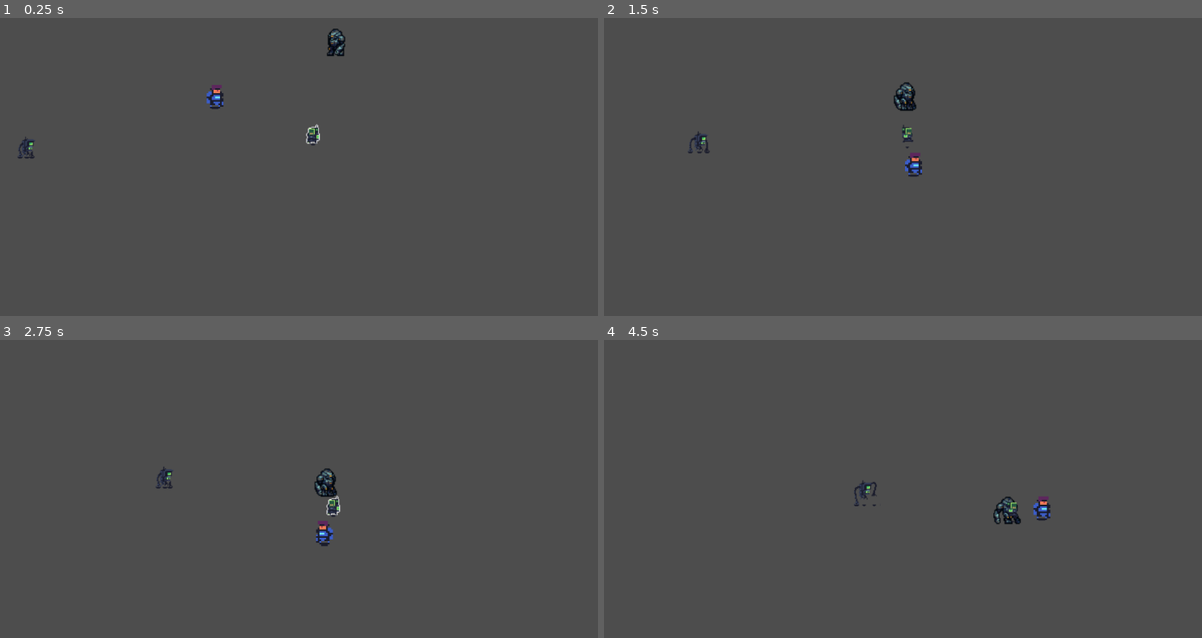
Above: before the commit, frames 1-4 (two rows, left to right).
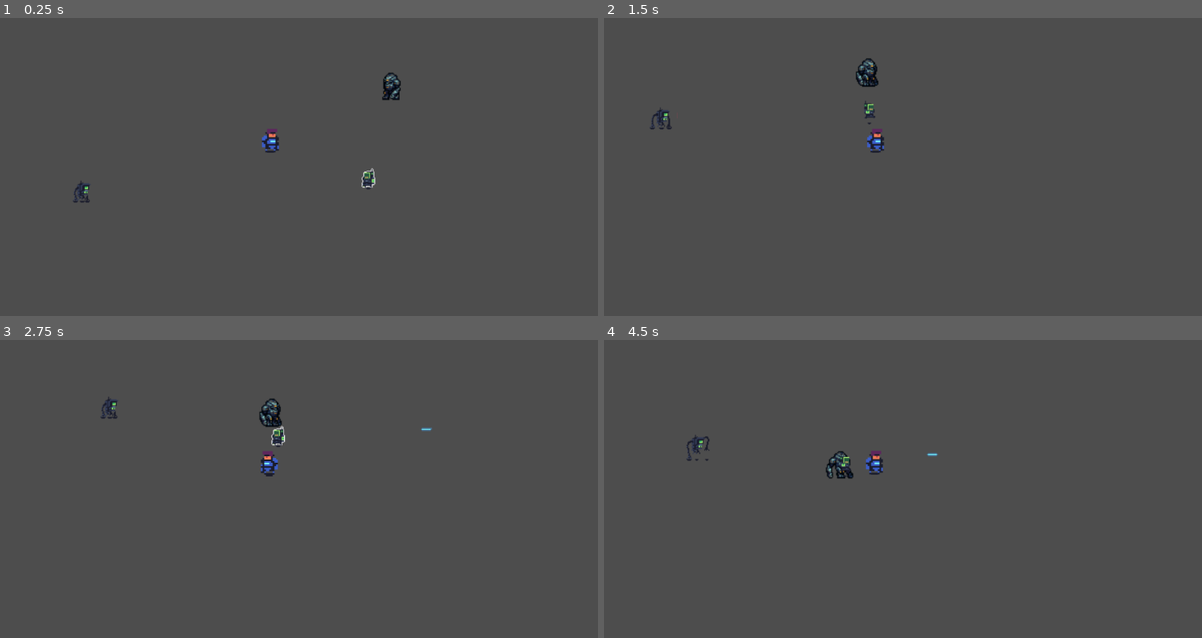
Above: after the commit, the same moments.

Repository: GerardinClement/Gamejam_forge
Game: Godot game, scene res://AnimatedCharacters/playerAndEnemy.tscn
The game is run twice, just before and just after one commit, with the same random seed, the same clock (stepped at 60 frames per second) and the same inputs. This scene is started directly instead of the project's main scene.
Inputs (mouse positions are in pixels of both pictures, inside the frame that each line leads up to):
- Up to frame 1 (0.25 s): no input
- Up to frame 2 (1.5 s): move the mouse to (849, 205) at 0.52 s; move the mouse to (1076, 187) at 1.27 s
- Up to frame 3 (2.75 s): move the mouse to (83, 402) at 2.02 s
- Up to frame 4 (4.5 s): move the mouse to (914, 456) at 2.77 s; move the mouse to (783, 366) at 3.52 s; move the mouse to (1022, 438) at 4.27 s

The runs differ from the first frame. In frame 1, 1.2% of the frame differs, in the area x 2-67%, y 3-63%; in frame 2, 1.2%; in frame 3, 1.3%, in the area x 16-73%, y 18-70%; in frame 4, 1.2%.
Error before the commit: Attempt to call function 'start' in base 'null instance' on a null instance. (res://player.gd:9)

Commit message:
repair branch

Diff:
--- a/player.tscn
+++ b/player.tscn
@@ -25,6 +25,22 @@
 [sub_resource type="AtlasTexture" id="AtlasTexture_a7g70"]
 atlas = ExtResource("1_obtna")
 region = Rect2(289, 293, 95, 89)
+
+[sub_resource type="AtlasTexture" id="AtlasTexture_1ekn3"]
+atlas = ExtResource("1_obtna")
+region = Rect2(0, 388, 96, 92)
+
+[sub_resource type="AtlasTexture" id="AtlasTexture_0kleu"]
+atlas = ExtResource("1_obtna")
+region = Rect2(96, 388, 96, 92)
+
+[sub_resource type="AtlasTexture" id="AtlasTexture_k0luv"]
+atlas = ExtResource("1_obtna")
+region = Rect2(192, 388, 96, 92)
+
+[sub_resource type="AtlasTexture" id="AtlasTexture_5dai6"]
+atlas = ExtResource("1_obtna")
+region = Rect2(288, 388, 96, 92)
 
 [sub_resource type="SpriteFrames" id="SpriteFrames_p5bdb"]
 animations = [{
@@ -52,6 +68,23 @@
 "loop": true,
 "name": &"run",
 "speed": 5.0
+}, {
+"frames": [{
+"duration": 1.0,
+"texture": SubResource("AtlasTexture_1ekn3")
+}, {
+"duration": 1.0,
+"texture": SubResource("AtlasTexture_0kleu")
+}, {
+"duration": 1.0,
+"texture": SubResource("AtlasTexture_k0luv")
+}, {
+"duration": 1.0,
+"texture": SubResource("AtlasTexture_5dai6")
+}],
+"loop": false,
+"name": &"shoot",
+"speed": 5.0
 }]
 
 [node name="Player" type="CharacterBody2D"]
@@ -64,5 +97,15 @@
 [node name="AnimatedSprite2D" type="AnimatedSprite2D" parent="."]
 position = Vector2(-8, -12)
 sprite_frames = SubResource("SpriteFrames_p5bdb")
-animation = &"run"
-frame_progress = 0.381903
+animation = &"shoot"
+
+[node name="Timer" type="Timer" parent="."]
+wait_time = 2.0
+one_shot = true
+autostart = true
+
+[node name="Node2D" type="Node2D" parent="."]
+
+[node name="Marker2D" type="Marker2D" parent="Node2D"]
+
+[node name="Camera2D" type="Camera2D" parent="."]
Not shown: 1 places in AnimatedCharacters/playerAndEnemy.tscn that only renumber resources
Not shown: 1 places in player.tscn that only renumber resources
